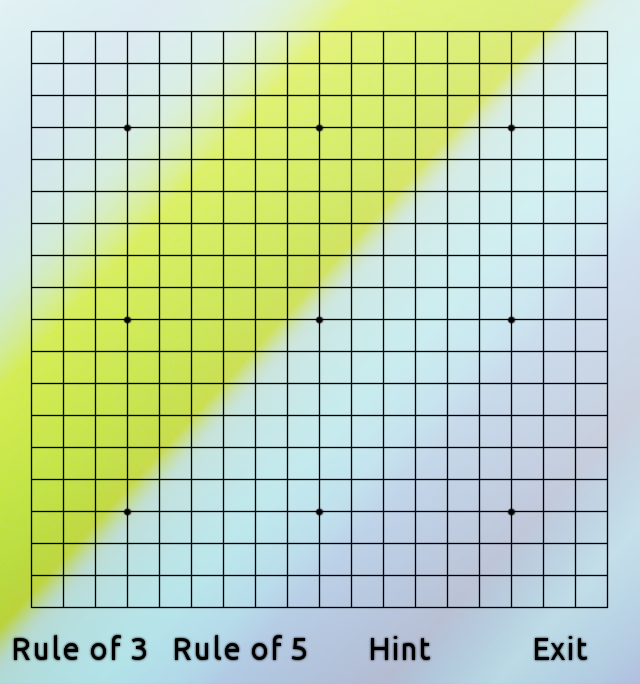
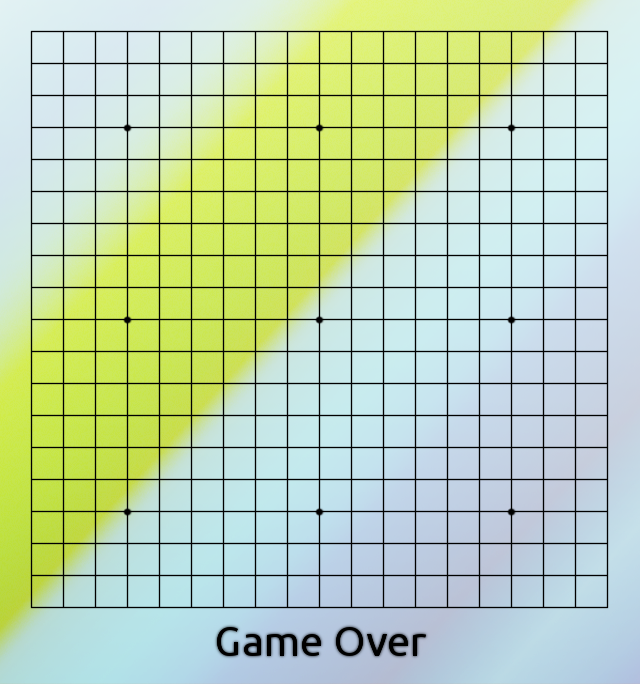
Two versions of the same layered image (640px x 684px). Layer-by-layer changes:
added layer "Game Over #1" above "Game Over" over [213, 624, 430, 660]
added layer "Game Over" above "Ruuuules On" over [217, 627, 426, 656]
hid group "Ruuuules Off" (5 layers) over [11, 632, 590, 663]
